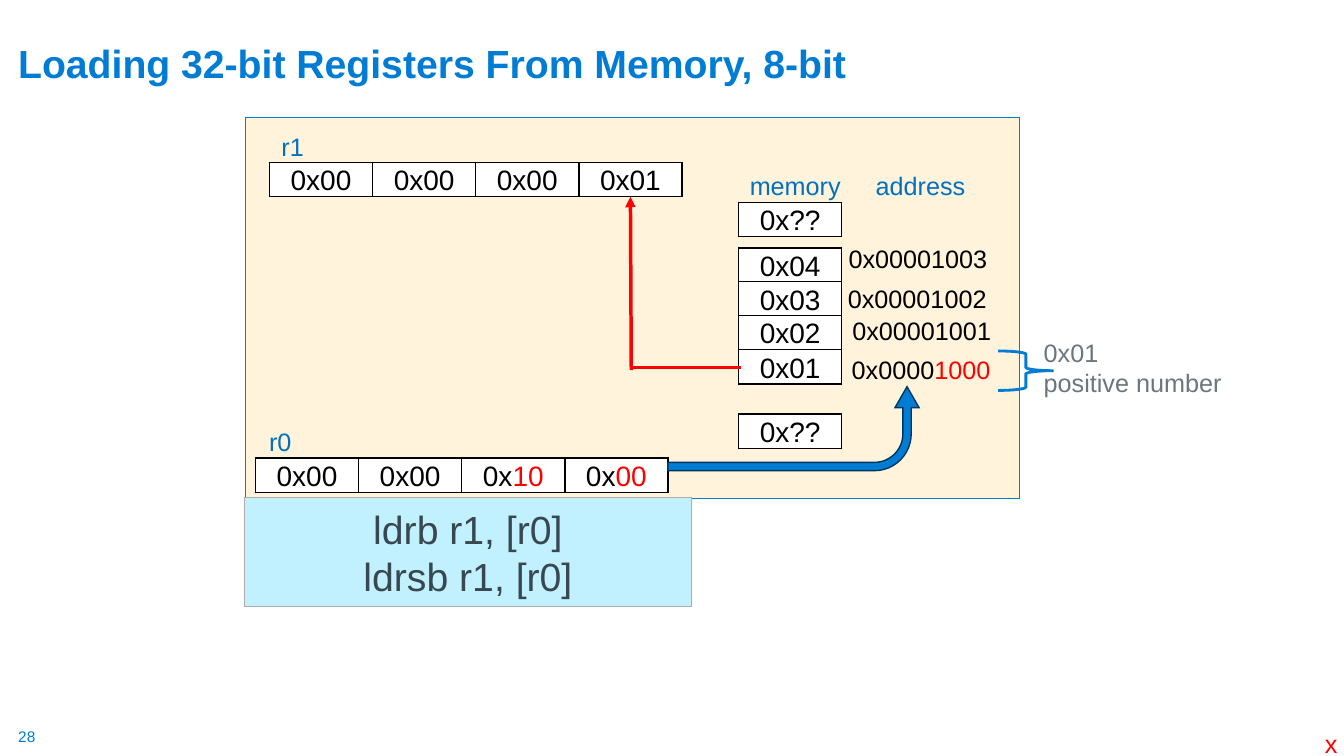
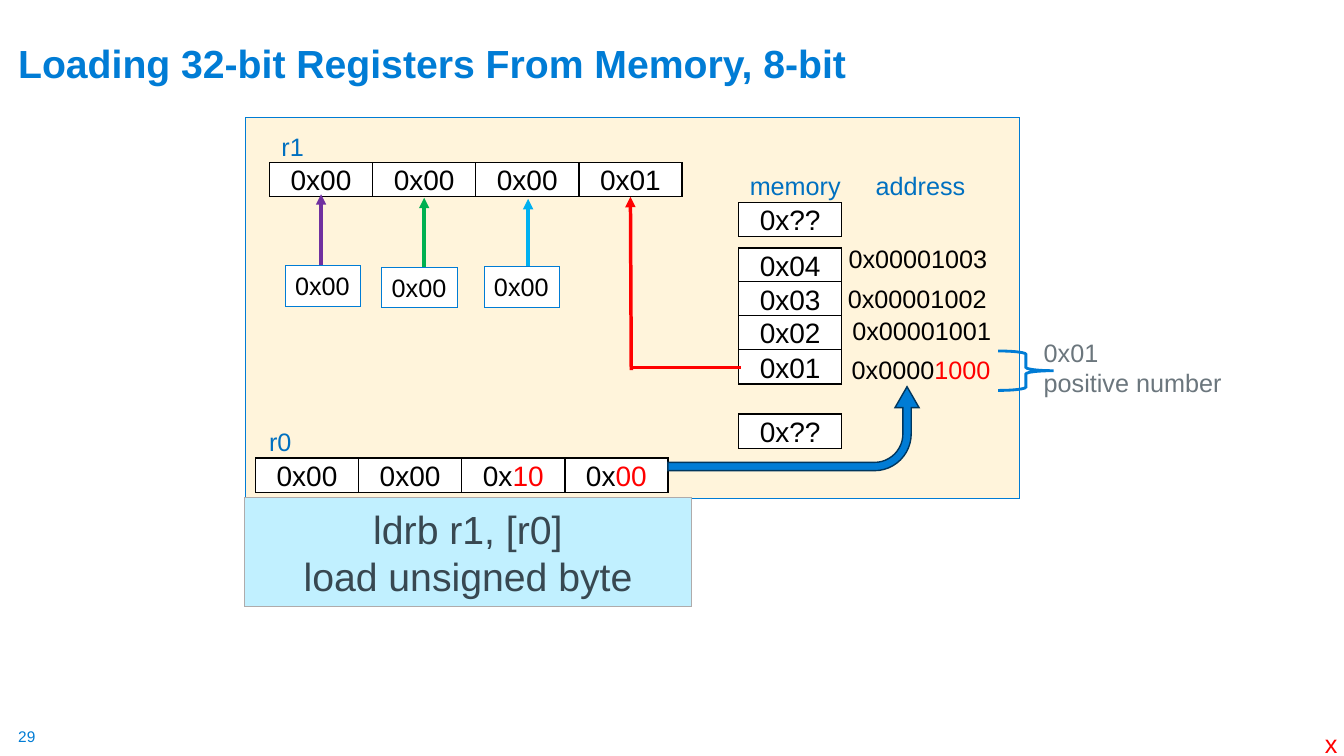
Before and after one commit to cse30-sp24/Muller-Slides, a slide deck: slide 29 of 06-Arm-Part3.pptx (slide 28 before the commit). Drawn at 1344x756 pixels with LibreOffice and Linux fonts; fonts in the diff are those of the drawing. Boxes give left, top, right and bottom in pixels: in the first picture for what was removed or moved away, otherwise in the second. Text is boxed around its words. In the diff, an @@ line names an element or a change of style, - is before the commit and + after.

```diff
--- a/06-Arm-Part3.pptx
+++ b/06-Arm-Part3.pptx
@@ arrow added from (321, 266) to (321, 195), #7030A0 2.5 pt @@
@@ arrow added from (424, 267) to (424, 198), #00B050 2.5 pt @@
@@ arrow added from (528, 267) to (528, 199), #00B0F0 2.5 pt @@
@@ rectangle added at bbox=[285, 265, 361, 306], fill #FFFFFF, outline #007CD5 0.75 pt, 18 pt, text #000000 @@
+0x00
@@ rectangle added at bbox=[382, 267, 458, 308], fill #FFFFFF, outline #007CD5 0.75 pt, 18 pt, text #000000 @@
+0x00
@@ rectangle added at bbox=[484, 266, 560, 307], fill #FFFFFF, outline #007CD5 0.75 pt, 18 pt, text #000000 @@
+0x00
@@ text in rectangle at bbox=[304, 562, 632, 599]: text changed @@
-ldrsb r1, [r0]
+load unsigned byte
```
Also in this commit, not shown: 15 other slides changed, 5 slides added, 5 slides removed, 1 other file.
